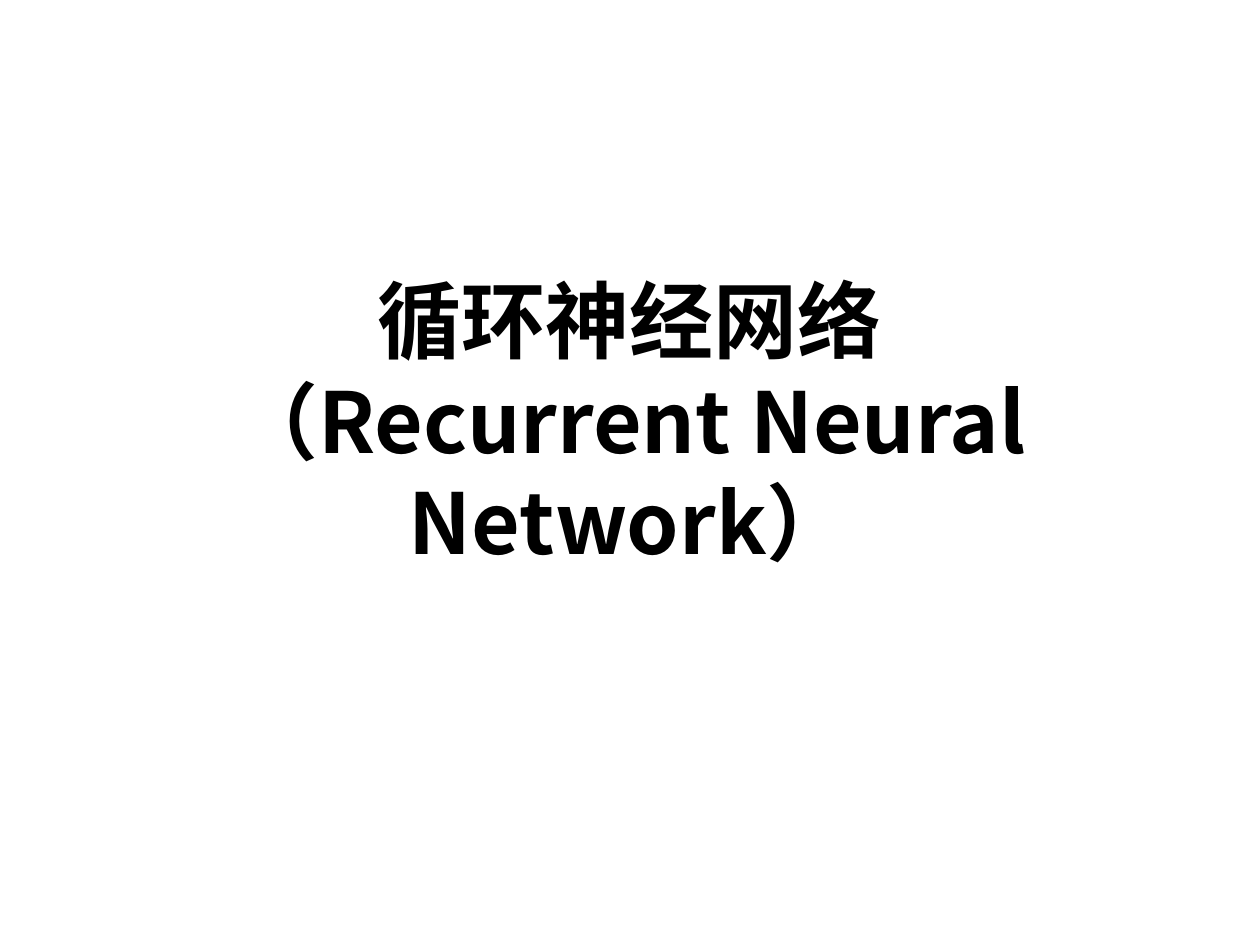
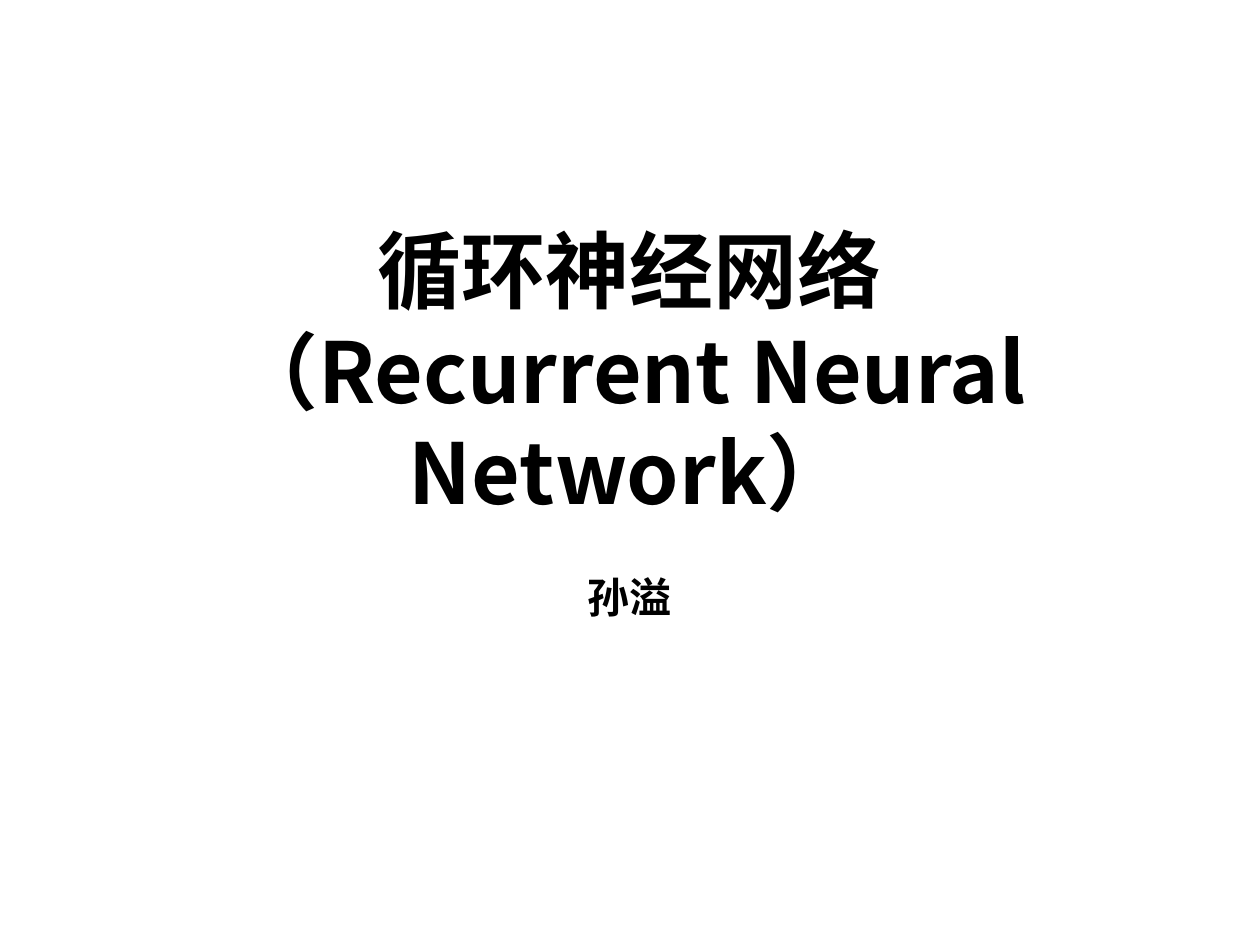
Before and after one commit to sunyisgithub/Git, a slide deck: slide 1 of 循环神经网络（Recurrent Neural Network）.ppt. Drawn at 1260x945 pixels with LibreOffice and Linux fonts; fonts in the diff are those of the drawing; background and template pictures are left out. Boxes give left, top, right and bottom in pixels: in the first picture for what was removed or moved away, otherwise in the second. Text is boxed around its words. In the diff, an @@ line names an element or a change of style, - is before the commit and + after.

```diff
--- a/循环神经网络（Recurrent Neural Network）.ppt
+++ b/循环神经网络（Recurrent Neural Network）.ppt
@@ text at (x1=588, y1=577, x2=672, y2=617): paragraph added @@
+孙溢
```
Also in this commit, not shown: 2 other slides changed, 14 slides added, 15 slides removed.
